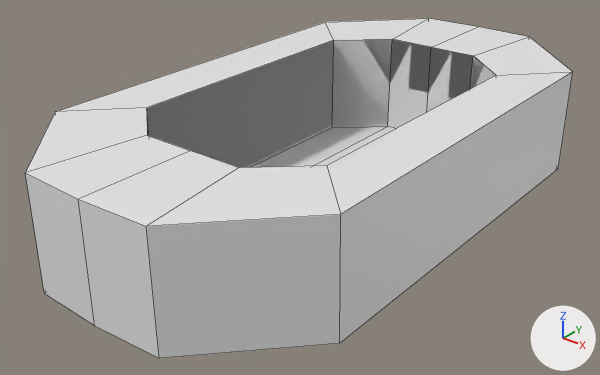
The FBX model Elemental_Roguelike_Game/Assets/Models/Environment/LowPolyArenaSlant.fbx, before and after one commit.
Rendered twice from a 50 mm camera at (18.4, -25.0, 15.3) aimed at (-0.5, -1.3, 0.6). Arrows for +X, +Y and +Z are at lower right; the lights stay in place. Mesh edges are drawn as thin lines on the coarser meshes. Materials are left out; every surface is plain grey. Where no turn or scale is listed for an object, it has been applied to the vertices.

Names of what the first picture shows: 'Arena', 'WallColliders', 'WallVisuals'.
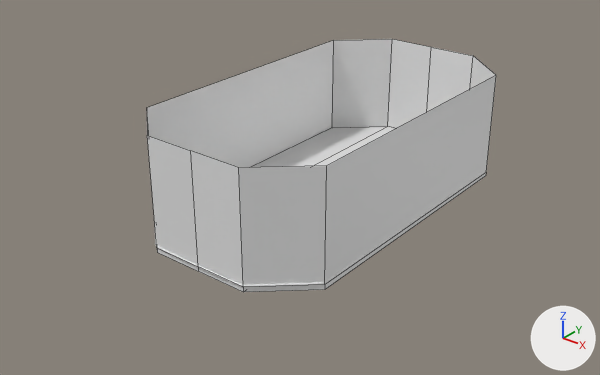
Edits to the scene script, one JSON object a line:
```json
{"op": "remove", "block": "ob_wallcolliders", "code": ["ob_wallcolliders = bpy.data.objects.new('WallColliders', me_cube_002)", "ob_wallcolliders.location = (0.0, 0.0, 0.0)"]}
```

Where the change shows, as pixel boxes [x1, y1, x2, y2] in the pictures (600 x 375 px):
```json
{"object": "WallColliders", "change": "deleted", "before": [25, 18, 573, 358]}
{"object": "WallVisuals", "change": "unchanged, uncovered by the edit", "before": [147, 39, 496, 158], "after": [147, 39, 496, 287]}
{"object": "ArenaOutline", "change": "unchanged, uncovered by the edit", "before": [248, 125, 397, 167], "after": [154, 125, 487, 287]}
```
